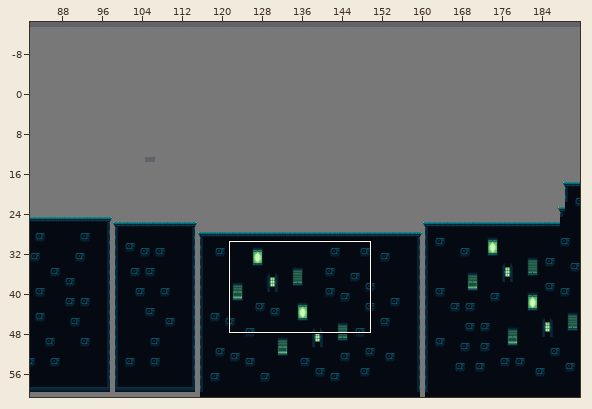
Level history. Tiled map: NYMUS/Assets/TileMaps/Fase Musica/Mapa musica.tmx. The first picture is a wide view before the edit; the outline marks the close-up.
Close-up. As it was:
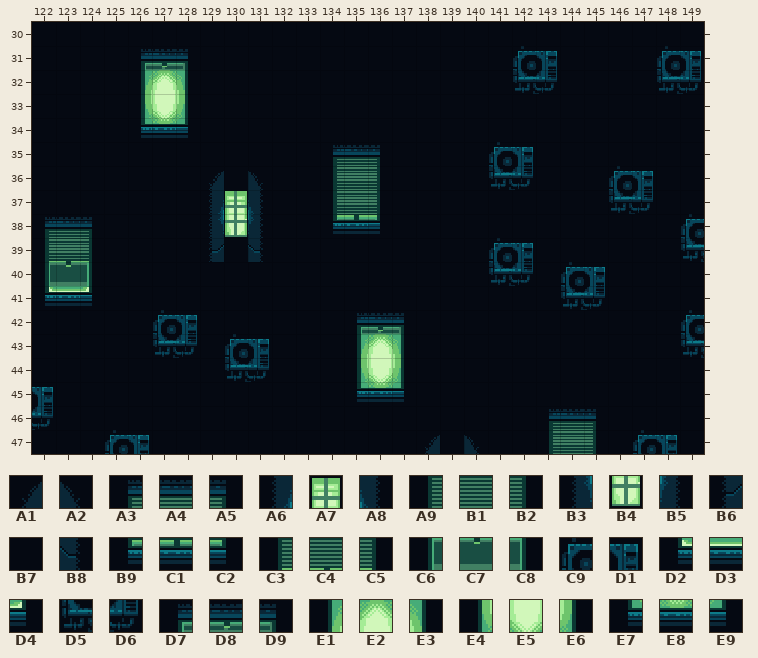
Cells are 16x16 px. Shown: x 122..149, y 30..47. The commit also changed other parts of the map, which this record leaves out.
Key: from "tileset Musica": A1 27, A2 29, A3 38, A4 39, A5 40, A6 51, A7 52, A8 53, A9 62, B1 63, B2 64, B3 75, B4 76, B5 77, B6 99, B7 100, B8 101, B9 110, C1 111, C2 112, C3 182, C4 183, C5 184, C6 206, C7 207, C8 208, C9 227, D1 228, D2 230, D3 231, D4 232, D5 251, D6 252, D7 278, D8 279, D9 280, E1 302, E2 303, E3 304, E4 326, E5 327, E6 328, E7 350, E8 351, E9 352.
__ is an empty cell.
Layers that did not change in this view are not listed.
Layer "Chao" before, first column x 122:
30 B7 B7 B7 B7 B7 B7 B7 B7 B7 B7 B7 B7 B7 B7 B7 B7 B7 B7 B7 B7 B7 B7 B7 B7 B7 B7 B7 B7
31 B7 B7 B7 B7 D7 D8 D9 B7 B7 B7 B7 B7 B7 B7 B7 B7 B7 B7 B7 B7 C9 D1 B7 B7 B7 B7 C9 D1
32 B7 B7 B7 B7 E1 E2 E3 B7 B7 B7 B7 B7 B7 B7 B7 B7 B7 B7 B7 B7 D5 D6 B7 B7 B7 B7 D5 D6
33 B7 B7 B7 B7 E4 E5 E6 B7 B7 B7 B7 B7 B7 B7 B7 B7 B7 B7 B7 B7 B7 B7 B7 B7 B7 B7 B7 B7
34 B7 B7 B7 B7 E7 E8 E9 B7 B7 B7 B7 B7 B7 B7 B7 B7 B7 B7 B7 B7 B7 B7 B7 B7 B7 B7 B7 B7
35 B7 B7 B7 B7 B7 B7 B7 B7 B7 B7 B7 B7 A3 A4 A5 B7 B7 B7 B7 C9 D1 B7 B7 B7 B7 B7 B7 B7
36 B7 B7 B7 B7 B7 B7 B7 A1 B7 A2 B7 B7 A9 B1 B2 B7 B7 B7 B7 D5 D6 B7 B7 B7 C9 D1 B7 B7
37 B7 B7 B7 B7 B7 B7 B7 A6 A7 A8 B7 B7 A9 B1 B2 B7 B7 B7 B7 B7 B7 B7 B7 B7 D5 D6 B7 B7
38 A3 A4 A5 B7 B7 B7 B7 B3 B4 B5 B7 B7 B9 C1 C2 B7 B7 B7 B7 B7 B7 B7 B7 B7 B7 B7 B7 C9
39 C3 C4 C5 B7 B7 B7 B7 B6 B7 B8 B7 B7 B7 B7 B7 B7 B7 B7 B7 C9 D1 B7 B7 B7 B7 B7 B7 D5
40 C6 C7 C8 B7 B7 B7 B7 B7 B7 B7 B7 B7 B7 B7 B7 B7 B7 B7 B7 D5 D6 B7 C9 D1 B7 B7 B7 B7
41 D2 D3 D4 B7 B7 B7 B7 B7 B7 B7 B7 B7 B7 B7 B7 B7 B7 B7 B7 B7 B7 B7 D5 D6 B7 B7 B7 B7
42 B7 B7 B7 B7 B7 C9 D1 B7 B7 B7 B7 B7 B7 D7 D8 D9 B7 B7 B7 B7 B7 B7 B7 B7 B7 B7 B7 C9
43 B7 B7 B7 B7 B7 D5 D6 B7 C9 D1 B7 B7 B7 E1 E2 E3 B7 B7 B7 B7 B7 B7 B7 B7 B7 B7 B7 D5
44 B7 B7 B7 B7 B7 B7 B7 B7 D5 D6 B7 B7 B7 E4 E5 E6 B7 B7 B7 B7 B7 B7 B7 B7 B7 B7 B7 B7
45 D1 B7 B7 B7 B7 B7 B7 B7 B7 B7 B7 B7 B7 E7 E8 E9 B7 B7 B7 B7 B7 B7 B7 B7 B7 B7 B7 B7
46 D6 B7 B7 B7 B7 B7 B7 B7 B7 B7 B7 B7 B7 B7 B7 B7 B7 B7 B7 B7 B7 A3 A4 A5 B7 B7 B7 B7
47 B7 B7 B7 C9 D1 B7 B7 B7 B7 B7 B7 B7 B7 B7 B7 B7 A1 B7 A2 B7 B7 A9 B1 B2 B7 C9 D1 B7
After:
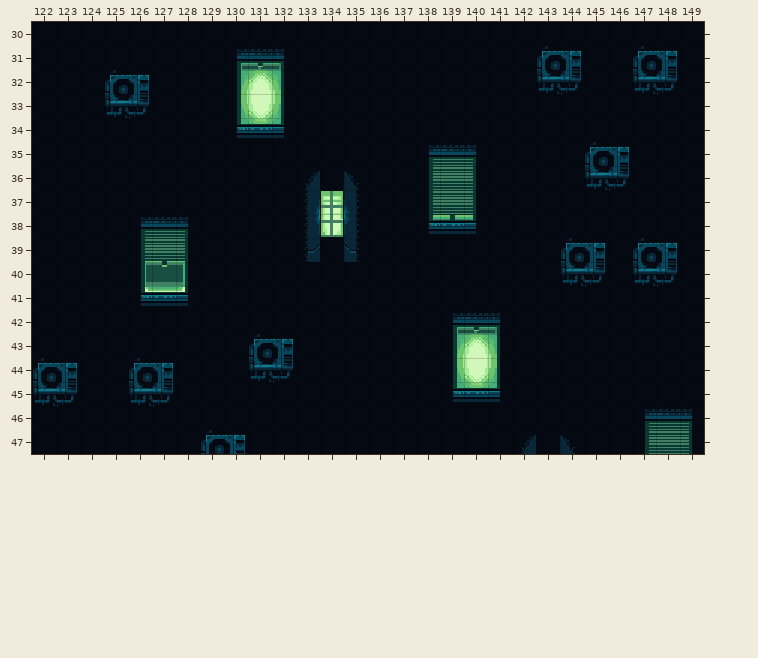
The edit:
Layer "Chao":
y 31: x 126..128 D7 D8 D9 -> B7 B7 B7; x 130..132 B7 B7 B7 -> D7 D8 D9; x 142..144 C9 D1 B7 -> B7 C9 D1; x 147..149 B7 C9 D1 -> C9 D1 B7
y 32: x 125..128 B7 E1 E2 E3 -> C9 D1 B7 B7; x 130..132 B7 B7 B7 -> E1 E2 E3; x 142..144 D5 D6 B7 -> B7 D5 D6; x 147..149 B7 D5 D6 -> D5 D6 B7
y 33: x 125..128 B7 E4 E5 E6 -> D5 D6 B7 B7; x 130..132 B7 B7 B7 -> E4 E5 E6
y 34: x 126..128 E7 E8 E9 -> B7 B7 B7; x 130..132 B7 B7 B7 -> E7 E8 E9
y 35: x 134..136 A3 A4 A5 -> B7 B7 B7; x 138..142 B7 B7 B7 C9 D1 -> A3 A4 A5 B7 B7; x 145..146 B7 B7 -> C9 D1
y 36: x 129 A1 -> B7; x 131 A2 -> B7; x 133..136 B7 A9 B1 B2 -> A1 B7 A2 B7; x 138..142 B7 B7 B7 D5 D6 -> A9 B1 B2 B7 B7; x 145..147 B7 C9 D1 -> D5 D6 B7
y 37: x 129..131 A6 A7 A8 -> B7 B7 B7; x 133..136 B7 A9 B1 B2 -> A6 A7 A8 B7; x 138..140 B7 B7 B7 -> A9 B1 B2; x 146..147 D5 D6 -> B7 B7
y 38: x 122..124 A3 A4 A5 -> B7 B7 B7; x 126..131 B7 B7 B7 B3 B4 B5 -> A3 A4 A5 B7 B7 B7; x 133..136 B7 B9 C1 C2 -> B3 B4 B5 B7; x 138..140 B7 B7 B7 -> B9 C1 C2; x 149 C9 -> B7
y 39: x 122..124 C3 C4 C5 -> B7 B7 B7; x 126..129 B7 B7 B7 B6 -> C3 C4 C5 B7; x 131 B8 -> B7; x 133 B7 -> B6; x 135 B7 -> B8; x 141..142 C9 D1 -> B7 B7; x 144..145 B7 B7 -> C9 D1; x 147..149 B7 B7 D5 -> C9 D1 B7
y 40: x 122..124 C6 C7 C8 -> B7 B7 B7; x 126..128 B7 B7 B7 -> C6 C7 C8; x 141..142 D5 D6 -> B7 B7; x 144..145 C9 D1 -> D5 D6; x 147..148 B7 B7 -> D5 D6
y 41: x 122..124 D2 D3 D4 -> B7 B7 B7; x 126..128 B7 B7 B7 -> D2 D3 D4; x 144..145 D5 D6 -> B7 B7
y 42: x 127..128 C9 D1 -> B7 B7; x 135..137 D7 D8 D9 -> B7 B7 B7; x 139..141 B7 B7 B7 -> D7 D8 D9; x 149 C9 -> B7
y 43: x 127..128 D5 D6 -> B7 B7; x 130..132 C9 D1 B7 -> B7 C9 D1; x 135..137 E1 E2 E3 -> B7 B7 B7; x 139..141 B7 B7 B7 -> E1 E2 E3; x 149 D5 -> B7
y 44: x 122..123 B7 B7 -> C9 D1; x 126..127 B7 B7 -> C9 D1; x 130..132 D5 D6 B7 -> B7 D5 D6; x 135..137 E4 E5 E6 -> B7 B7 B7; x 139..141 B7 B7 B7 -> E4 E5 E6
y 45: x 122..123 D1 B7 -> D5 D6; x 126..127 B7 B7 -> D5 D6; x 135..137 E7 E8 E9 -> B7 B7 B7; x 139..141 B7 B7 B7 -> E7 E8 E9
y 46: x 122 D6 -> B7; x 143..145 A3 A4 A5 -> B7 B7 B7; x 147..149 B7 B7 B7 -> A3 A4 A5
y 47: x 125..126 C9 D1 -> B7 B7; x 129..130 B7 B7 -> C9 D1; x 138 A1 -> B7; x 140 A2 -> B7; x 142..145 B7 A9 B1 B2 -> A1 B7 A2 B7; x 147..149 C9 D1 B7 -> A9 B1 B2
